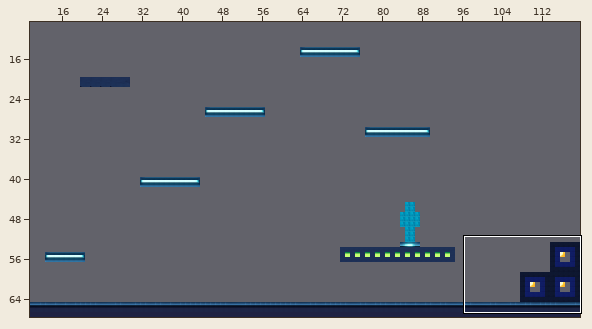
Tiled map: src/main/resources/assets/levels/Tile1.tmx. The first picture is a wide view before the edit; the outline marks the close-up.
Close-up. Old version:
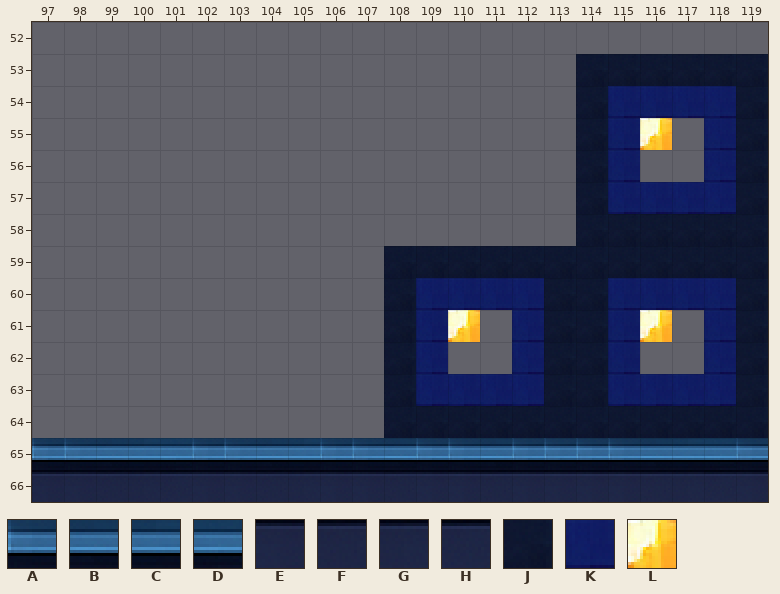
Cells are 16x16 px. Shown: x 97..119, y 52..66.
Key: from "sci-fi-tileset": A 1224, B 1225, C 1226, D 1227, E 1288, F 1289, G 1290, H 1291, J 2638, K 2971, L 3290.
_ is an empty cell.
Layer "Kachelebene 1" before, first column x 97:
52 _______________________
53 _________________JJJJJJ
54 _________________JKKKKJ
55 _________________JKL_KJ
56 _________________JK__KJ
57 _________________JKKKKJ
58 _________________JJJJJJ
59 ___________JJJJJJJJJJJJ
60 ___________JKKKKJJKKKKJ
61 ___________JKL_KJJKL_KJ
62 ___________JK__KJJK__KJ
63 ___________JKKKKJJKKKKJ
64 ___________JJJJJJJJJJJJ
65 AABCDAABCAABAABAAAABCDA
66 EEFGHEEFGEEFEEFEEEEFGHE
After:
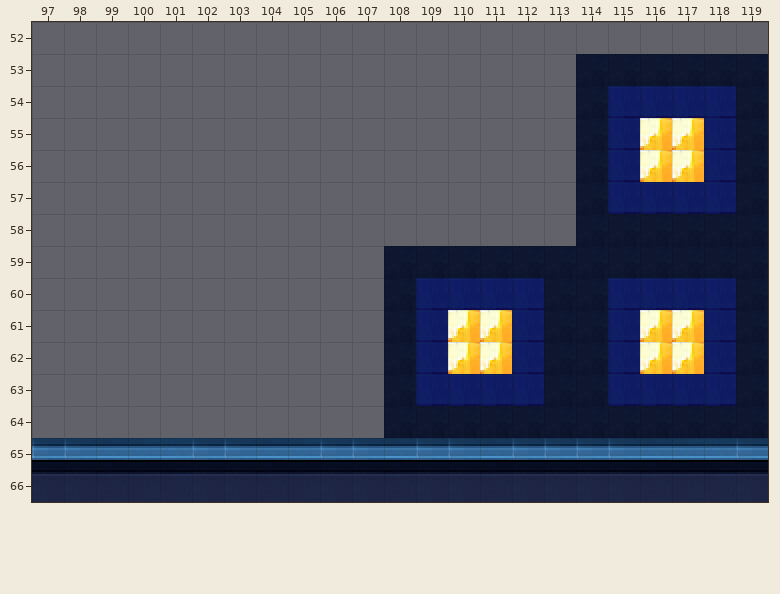
Changes in this commit:
Layer "Kachelebene 1":
Tile L is added in row 55 at x 117; in row 56 at x 116 to 117; in row 61 at x 111 and 117; in row 62 at x 110 to 111 and 116 to 117.
Changed places in both close-ups, as pixel boxes (x1, y1, x2, y2):
added: (640, 118, 704, 182)
added: (448, 310, 512, 374)
added: (640, 310, 704, 374)
